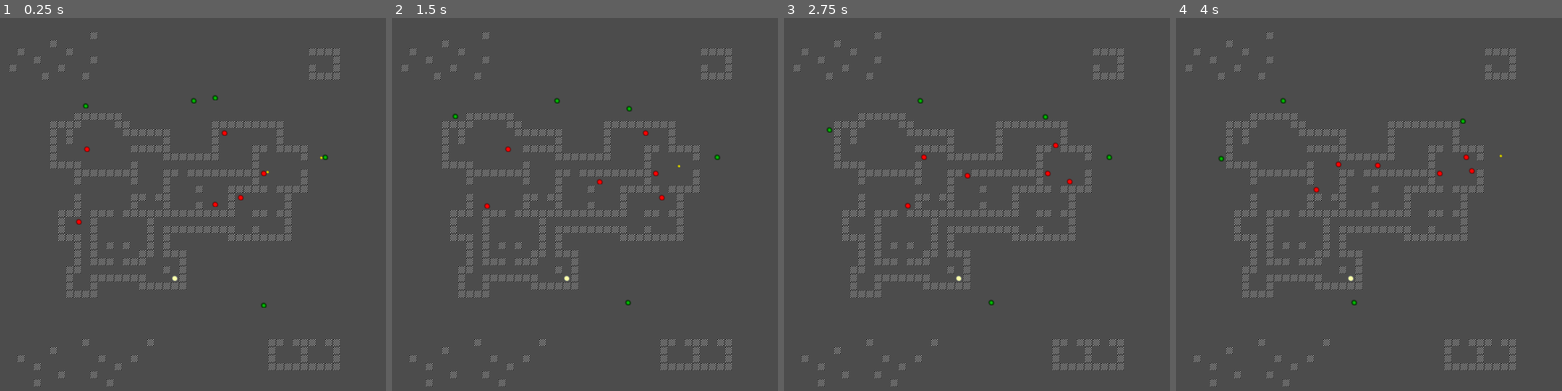
Above: before the commit, frames 1-4 (left to right).
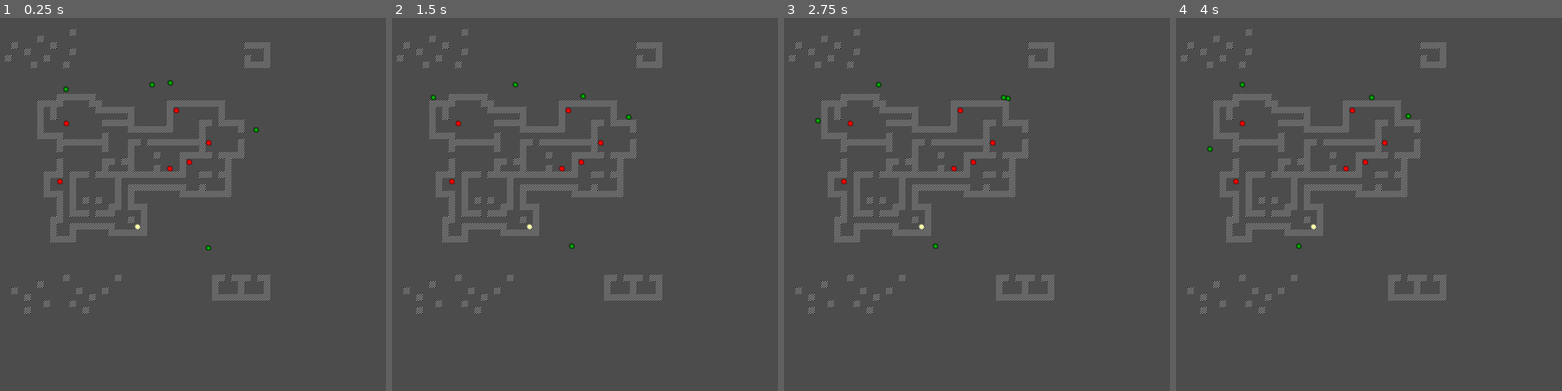
Above: after the commit, the same moments.

Repository: SteveSmith16384/TheAssassinsAI
Game: Godot game, scene res://Main.tscn
The game is run twice, just before and just after one commit, with the same random seed, the same clock (stepped at 60 frames per second) and the same inputs.
Inputs:
- Up to frame 1 (0.25 s): no input
- Up to frame 2 (1.5 s): no input
- Up to frame 3 (2.75 s): no input
- Up to frame 4 (4 s): no input

The runs differ from the first frame. In frame 1, 14% of the frame differs, in the area x 1-89%, y 3-99%; in frame 2, 14%; in frame 3, 14%; in frame 4, 14%.

Commit message:
Minor tweaks

Diff:
--- a/src/Bullet.gd
+++ b/src/Bullet.gd
@@ -10,7 +10,7 @@
 	pass
 
 
-func _on_Area_body_entered(body):
+func _on_Area_body_entered(_body):
 	self.queue_free()
 	pass
 
--- a/src/Globals.gd
+++ b/src/Globals.gd
@@ -9,7 +9,7 @@
 enum AI_Objective {FindSterner, DefendSterner, IsSterner}
 
 const MAP_SIZE:int = 40
-const SQ_SIZE:int = 10
+const SQ_SIZE:int = 8
 
 var astar : AStar2D # todo - move to main
 
